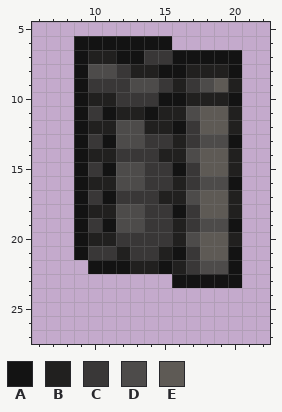
Edited in one commit: pixel-art sprite (Resources/Textures/_RMC14/Objects/Weapons/Guns/Ammunition/Magazines/type88.rsi/base.png). The picture above is the old version.
The file is 32x32 pixels. Shown: x 6..22, y 5..27.
Palette (. is transparent): A #131313  B #21201f  C #393737  D #4d4b4a  E #5e5a55
Pixels before, first column x 9:
 6 AAAAAAA.....
 7 ABBAACCAAAAA
 8 ADDCBBAABBBA
 9 ACCCDDCBCDEB
10 ABBCCCAABBBA
11 ACABBABBDEEB
12 ABBDDBBACEEB
13 ACADDCCBCDDA
14 ABBCCCBBDEEB
15 ACADDCCACEEB
16 ABBDDCCBCDDA
17 ACACCCBBDEEB
18 ABBDDCCACEEB
19 ACADDCCBCDDA
20 ABBCCCCBDEEB
21 ACCBCCBACEEA
22 .AAABBABCDDA
23 .......AAAAA
New version:
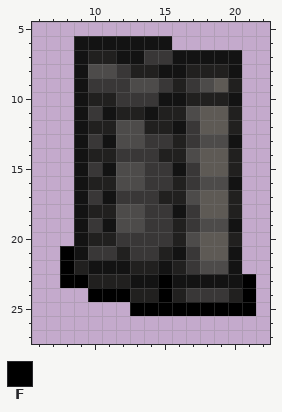
Colours new in this view: F #000000
Changes in this commit:
There is now colour A in row 23 at x 13 to 14.
There is now colour B in row 22 at x 9; in row 23 at x 10 to 12; in row 24 at x 13 to 14, 16 and 20.
There is now colour C in row 24 at x 17 to 19.
There is now colour F in rows 21 to 22 at x 8; in row 23 at x 8 to 9, 15 and 21; in row 24 at x 10 to 12, 15 and 21; in row 25 at x 13 to 21.
Where, in picture pixels (left, top, right, bottom), the same in both pictures:
added: (60, 246, 256, 316)
